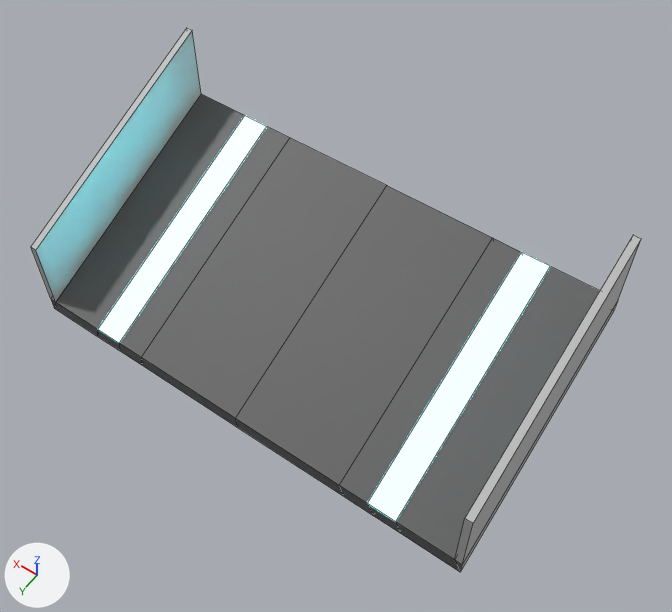
The FBX model Assets/models/Modular_Track/Wide_Track/straight_1x1_25degree_WIDE.fbx as it was, and as the next commit left it.
The view is the same before and after, from a 50 mm lens placed at (830.0, 216.1, 34.4), pointed at (844.4, 195.9, 2.7). Arrows for +X, +Y and +Z are at lower left; the lights stay in place. Mesh edges are drawn as thin lines.

The scene before the commit, as lines of its bpy script (objects in view):
```python
me_mesh_038 = bpy.data.meshes.new('Mesh.038')
me_mesh_038.from_pydata(...)  # 48 vertices, 48 faces; spans x -22.5..0.0, y -11.3..0.0, z 0.0..9.2
# faces by material slot: [12, 34, 2]
me_mesh_038.materials.append(mat_lambert2)  # grey #bcbcbc
me_mesh_038.materials.append(mat_road_009)  # dark grey #5b5b5b
me_mesh_038.materials.append(mat_svetglo)  # grey #bcbcbc
ob_pplane42_005 = bpy.data.objects.new('pPlane42.005', me_mesh_038)
ob_pplane42_005.location = (856.82, 201.62, -0.77)
```
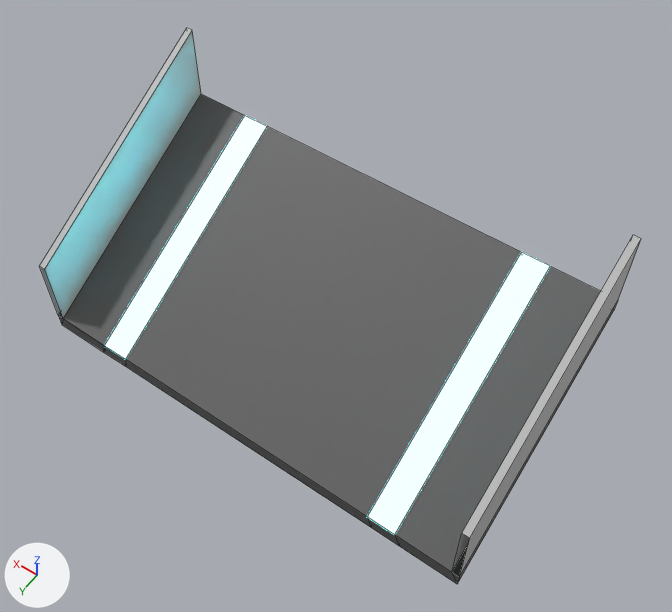
The newer file is also rescaled (x0.089), turned or shifted as a whole; pictures and numbers use the older file's frame.

Edits to the bpy script that builds the scene:
```text
Add mat_road_011:
    mat_road_011 = principled_material('road.011')
    mat_road_011.base_color = (0.104, 0.104, 0.104)  # dark grey #5b5b5b
    mat_road_011.roughness = 0.553
Change me_mesh_038:
    used by ob_pplane42_005; location = (856.82, 201.62, -0.77)
    remove me_mesh_038.from_pydata(...)  # 48 vertices, 48 faces; spans x -22.5..0.0, y -11.3..0.0, z 0.0..9.2
    add me_mesh_038.from_pydata(...)  # 36 vertices, 32 faces; spans x -22.5..0.0, y -11.3..-0.1, z -1.4..9.2
    me_mesh_038 part 1
    13 vertices are removed from x -18.4..-5.6, y -11.3..0.0, z 0.0..5.6
    22 faces are deleted
    12 vertices in x -22.5..0.0, y 0.0, z 0.7..4.4 move by (0.0, -0.1, -1.3)
    5 vertices in x -22.5..0.0, y 0.0, z 0.0 move by (0.0, -0.1, -1.4)
    1 vertex moves from x -18.4, y 0.0, z 0.0 to x -18.3, y -0.1, z -1.4
    1 vertex is added at (-18.3, -11.3, 4.8)
    6 new faces join them, mat_road_009 (dark grey #5b5b5b)
    me_mesh_038 part 2: 2 faces spanning x -22.5..0.0, y -11.3..-0.1, z -1.4..5.5 switch from mat_lambert2 (grey #bcbcbc) to mat_road_011 (dark grey #5b5b5b)
```

Location of each change, (x1, y1, x2, y2) in pixels of the pictures (672 x 612 px):
'pPlane42.005', reshaped
    before: (31, 28, 641, 572)
    after: (39, 28, 641, 584)
part 1 of me_mesh_038, cut back
    before: (31, 127, 521, 564)
    after: (125, 127, 521, 527)
part 2 of me_mesh_038, recoloured
    before: (460, 306, 616, 572)
    after: (58, 306, 616, 582)
